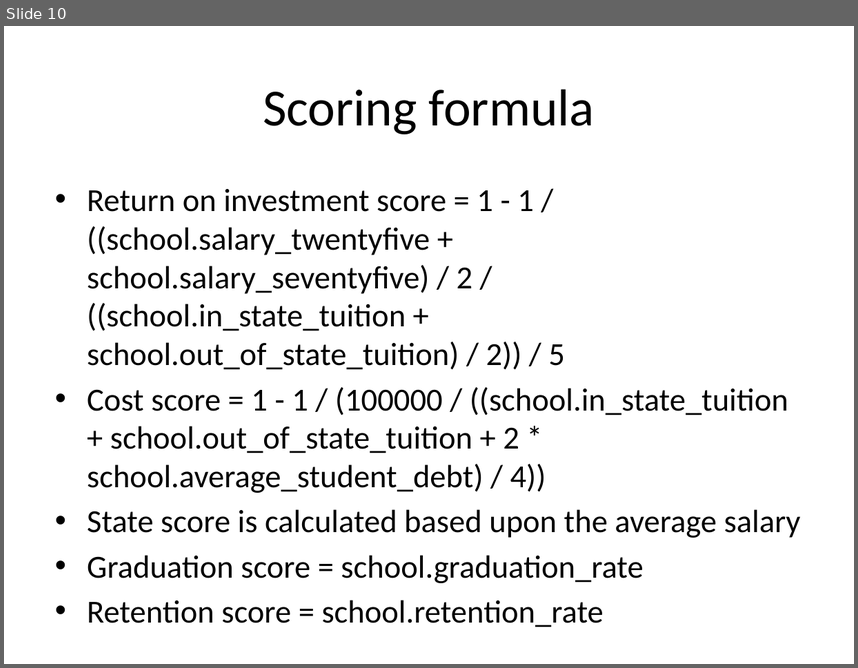
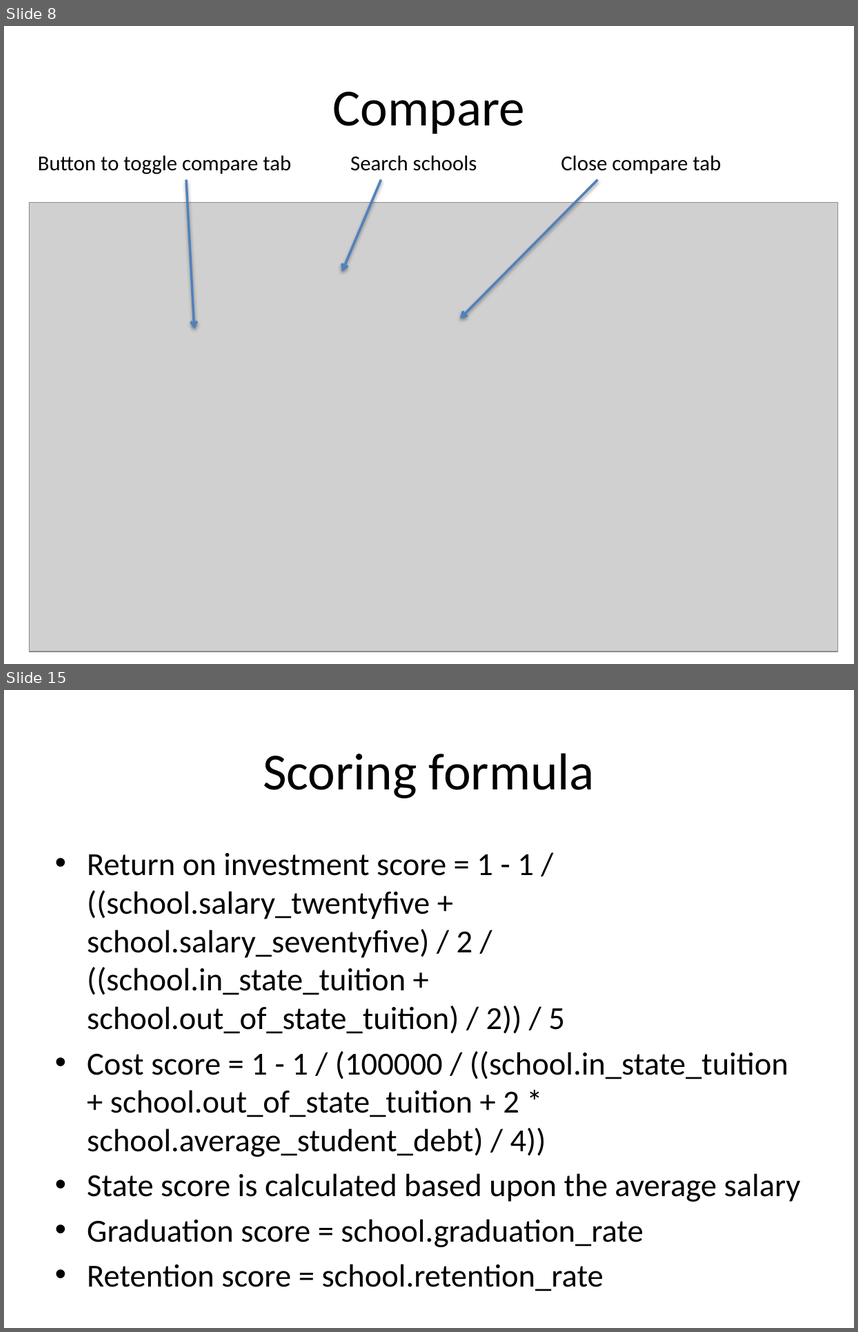
Before and after one commit to vince-xie/College-Costs, a slide deck: DatabasesProject.pptx. Shown one above the other, each under a label of ours: slide 10 before the commit, slides 8 and 15 after it; the slides between them are not shown. The pictures are 858x668 and 858x1332 pixels, drawn with LibreOffice and Linux fonts; fonts in the diff are those of the drawing; grey boxes stand for pictures. Boxes give left, top, right and bottom in pixels: in the first picture for what was removed or moved away, otherwise in the second. Text is boxed around its words. In the diff, an @@ line names an element or a change of style, - is before the commit and + after.

```diff
--- a/DatabasesProject.pptx
+++ b/DatabasesProject.pptx
@@ slide 8 added at bbox=[4, 26, 854, 664], background #FFFFFF @@
@@ title added at bbox=[333, 92, 525, 134], 44 pt, text #000000 @@
+Compare
@@ text added at bbox=[38, 155, 291, 174], 18 pt, text #000000 @@
+Button to toggle compare tab
@@ text added at bbox=[350, 155, 477, 171], 18 pt, text #000000 @@
+Search schools
@@ text added at bbox=[561, 155, 721, 174], 18 pt, text #000000 @@
+Close compare tab
@@ arrow added from (186, 180) to (194, 329), #4F81BD 2 pt @@
@@ arrow added from (381, 180) to (342, 272), #4F81BD 2 pt @@
@@ arrow added from (597, 180) to (461, 319), #4F81BD 2 pt @@
@@ picture added at bbox=[30, 203, 838, 652] @@
@@ what was slide 10 is now slide 15 @@
```
Also in this commit, not shown: 5 slides changed, 4 other slides added, 3 other files.
